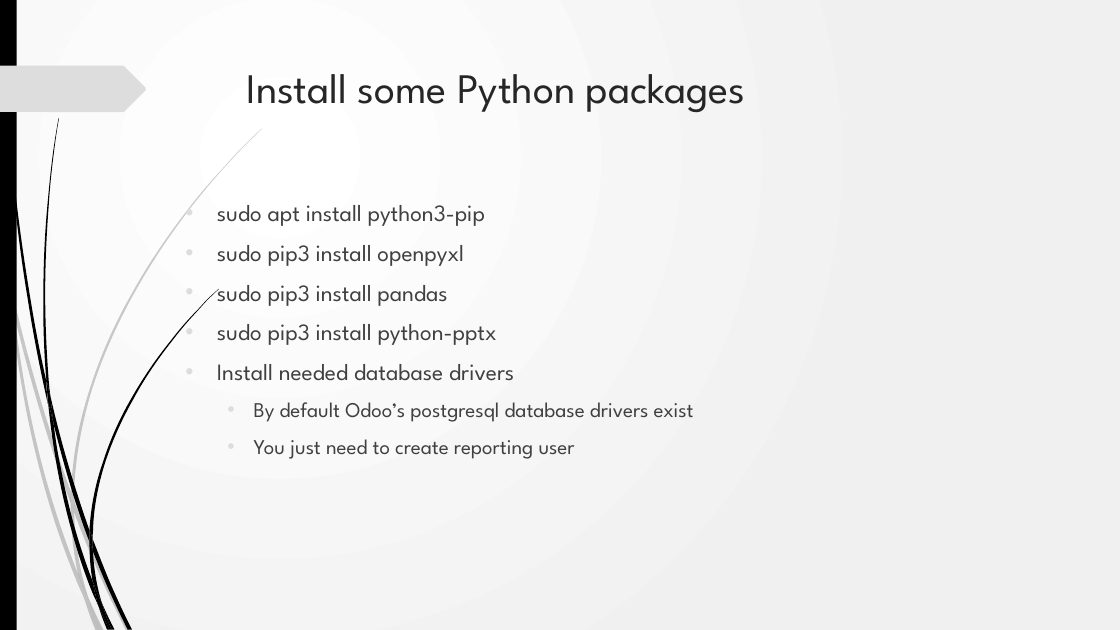
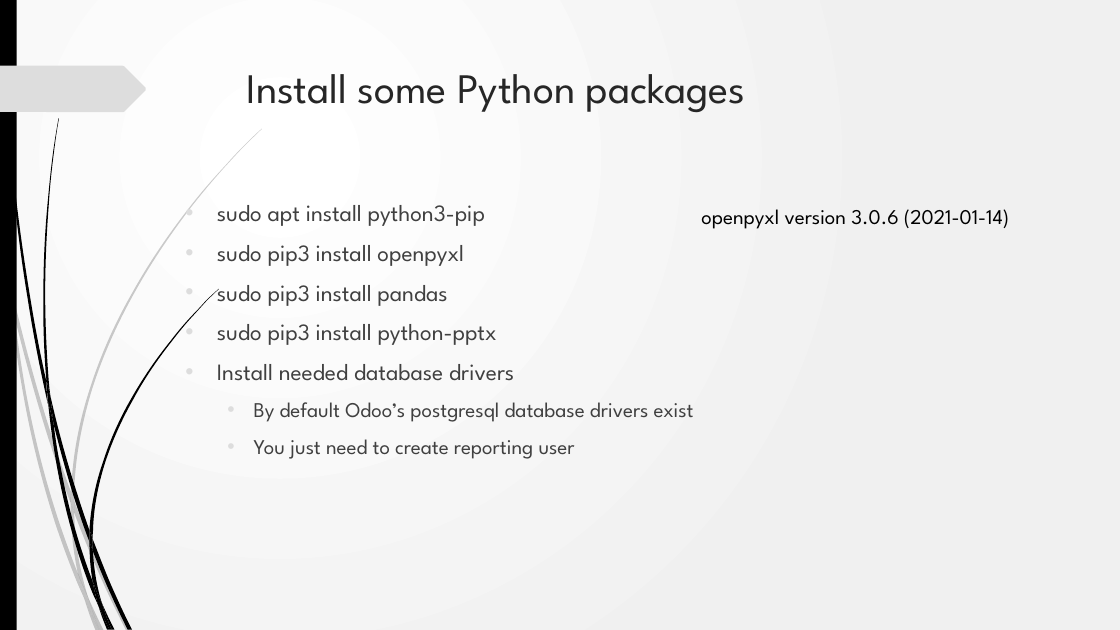
Before and after one commit to akarki58/Rocker_app_linux, a slide deck: slide 3 of rocker_app/static/description/Rocker_install.pptx. Drawn at 1120x630 pixels with LibreOffice and Linux fonts; fonts in the diff are those of the drawing; background and template pictures are left out. Boxes give left, top, right and bottom in pixels: in the first picture for what was removed or moved away, otherwise in the second. Text is boxed around its words. In the diff, an @@ line names an element or a change of style, - is before the commit and + after.

```diff
--- a/rocker_app/static/description/Rocker_install.pptx
+++ b/rocker_app/static/description/Rocker_install.pptx
@@ text added at bbox=[701, 209, 1009, 229], 18 pt, text #000000 @@
+openpyxl version 3.0.6 (2021-01-14)
```
Also in this commit, not shown: 3 other slides changed, 5 other files.
